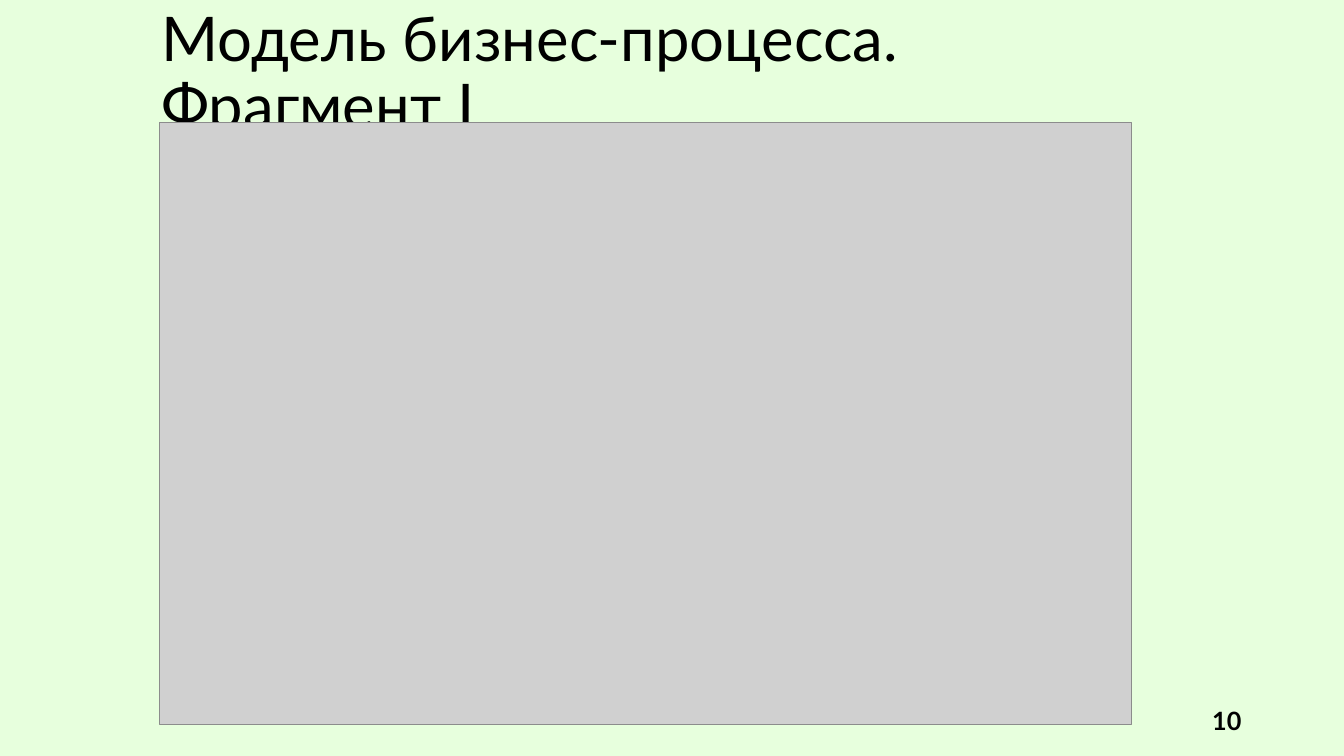
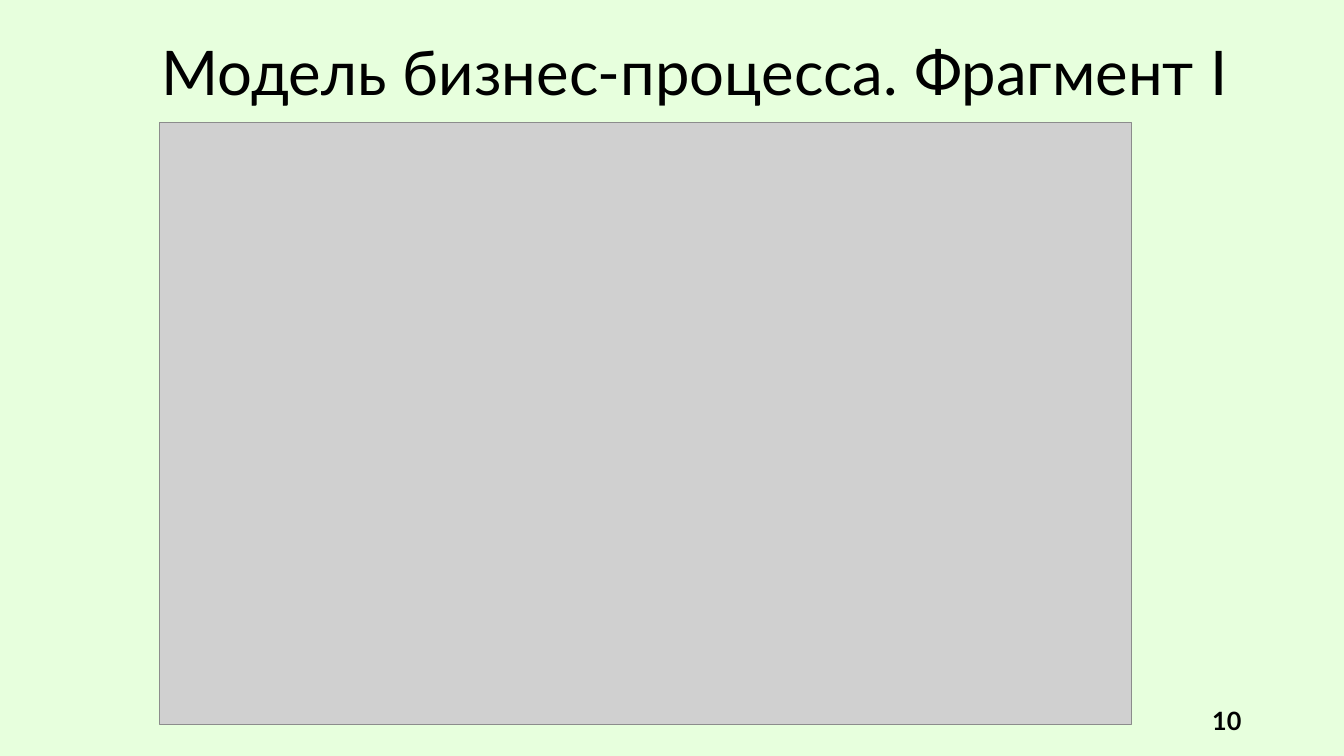
Before and after one commit to R0bari/MessageDeliveryService, a slide deck: slide 10 of Презентация/Сухарев. ВКР.pptx. Drawn at 1344x756 pixels with LibreOffice and Linux fonts; fonts in the diff are those of the drawing; grey boxes stand for pictures. Boxes give left, top, right and bottom in pixels: in the first picture for what was removed or moved away, otherwise in the second. Text is boxed around its words. In the diff, an @@ line names an element or a change of style, - is before the commit and + after.

```diff
--- a/Презентация/Сухарев. ВКР.pptx
+++ b/Презентация/Сухарев. ВКР.pptx
@@ title "Модель бизнес-процесса. Фрагмент I" rewrapped from [161, 16, 899, 140] to [161, 49, 1227, 106] @@
```
Also in this commit, not shown: 4 other slides changed, 1 other file.
